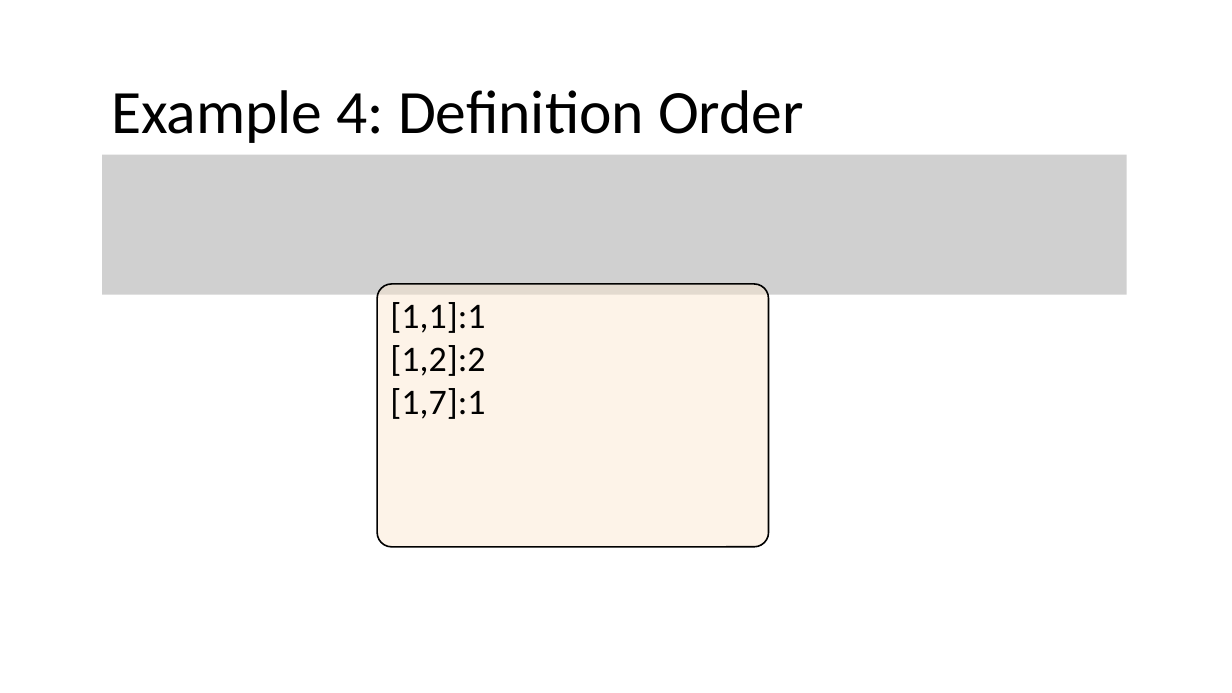
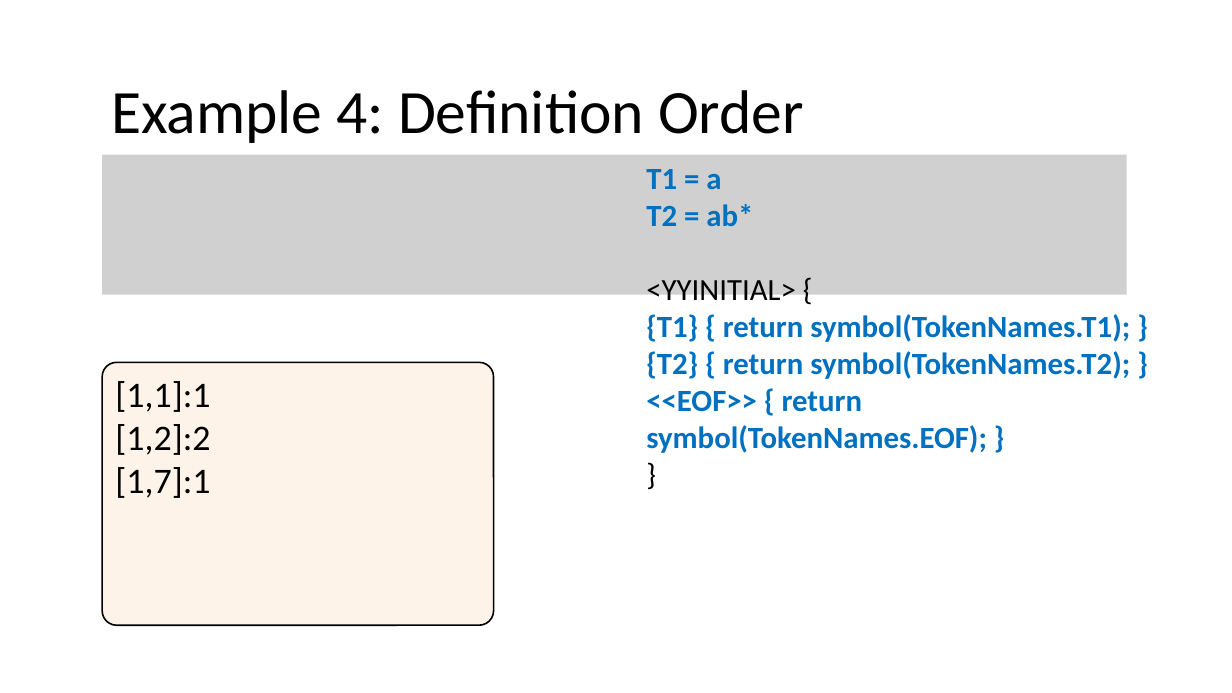
Before and after one commit to nivshani/compilation, a slide deck: slide 113 of slides/lexical_analysis.pptx. Drawn at 1232x693 pixels with LibreOffice and Linux fonts; fonts in the diff are those of the drawing; grey boxes stand for pictures. Boxes give left, top, right and bottom in pixels: in the first picture for what was removed or moved away, otherwise in the second. Text is boxed around its words. In the diff, an @@ line names an element or a change of style, - is before the commit and + after.

```diff
--- a/slides/lexical_analysis.pptx
+++ b/slides/lexical_analysis.pptx
@@ text added at box(646, 169, 1130, 453), 24 pt, text #0070C0, bold @@
+T1 = a
+T2 = ab*
+<YYINITIAL> {
+{T1} { return symbol(TokenNames.T1); }
+{T2} { return symbol(TokenNames.T2); }
+<<EOF>> { return symbol(TokenNames.EOF); }
+}
@@ rounded rectangle "[1,1]:1": place and size @@
-rounded rectangle "[1,1]:1" at box(377, 284, 769, 547)
+rounded rectangle "[1,1]:1" at box(103, 362, 494, 626)
```
Also in this commit, not shown: 17 other slides changed, 1 slide added, 1 other file.
